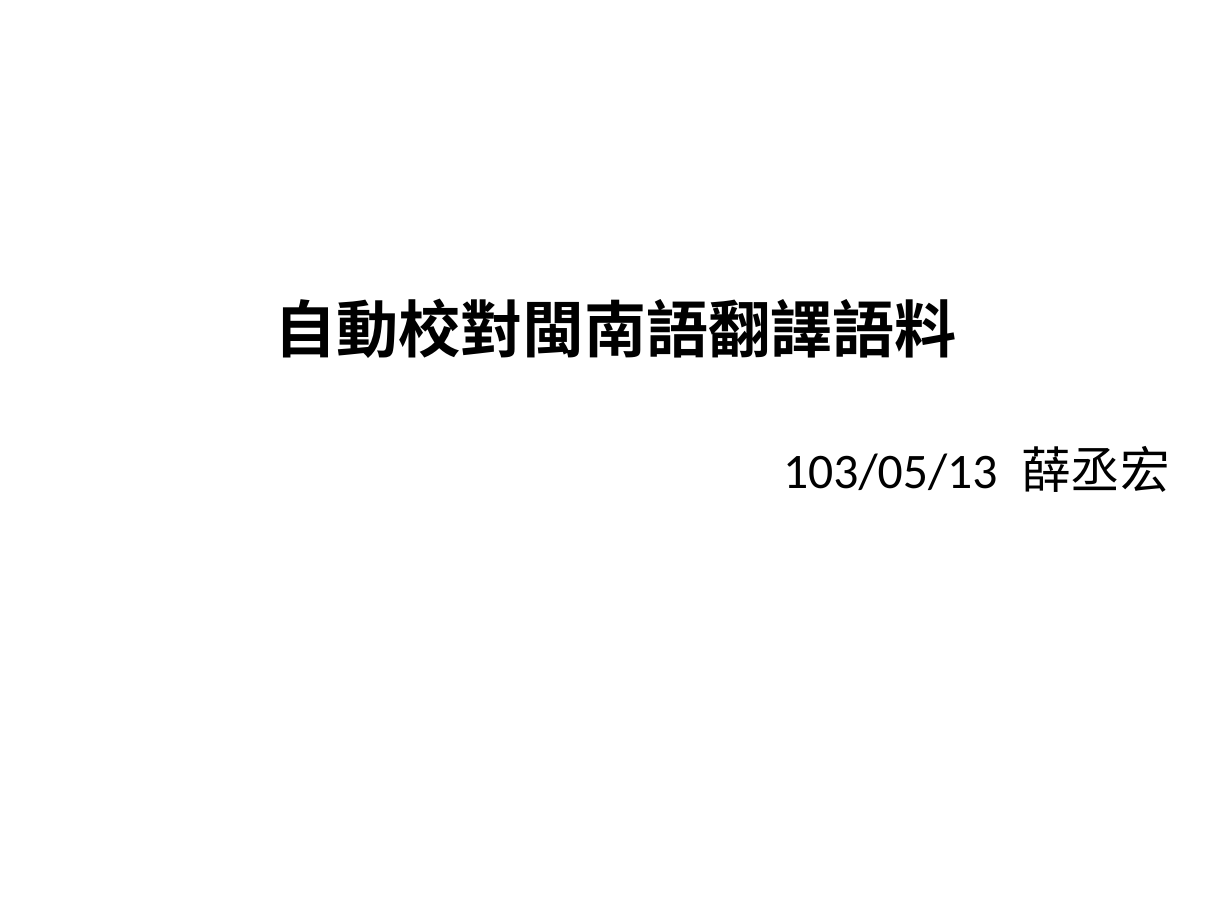
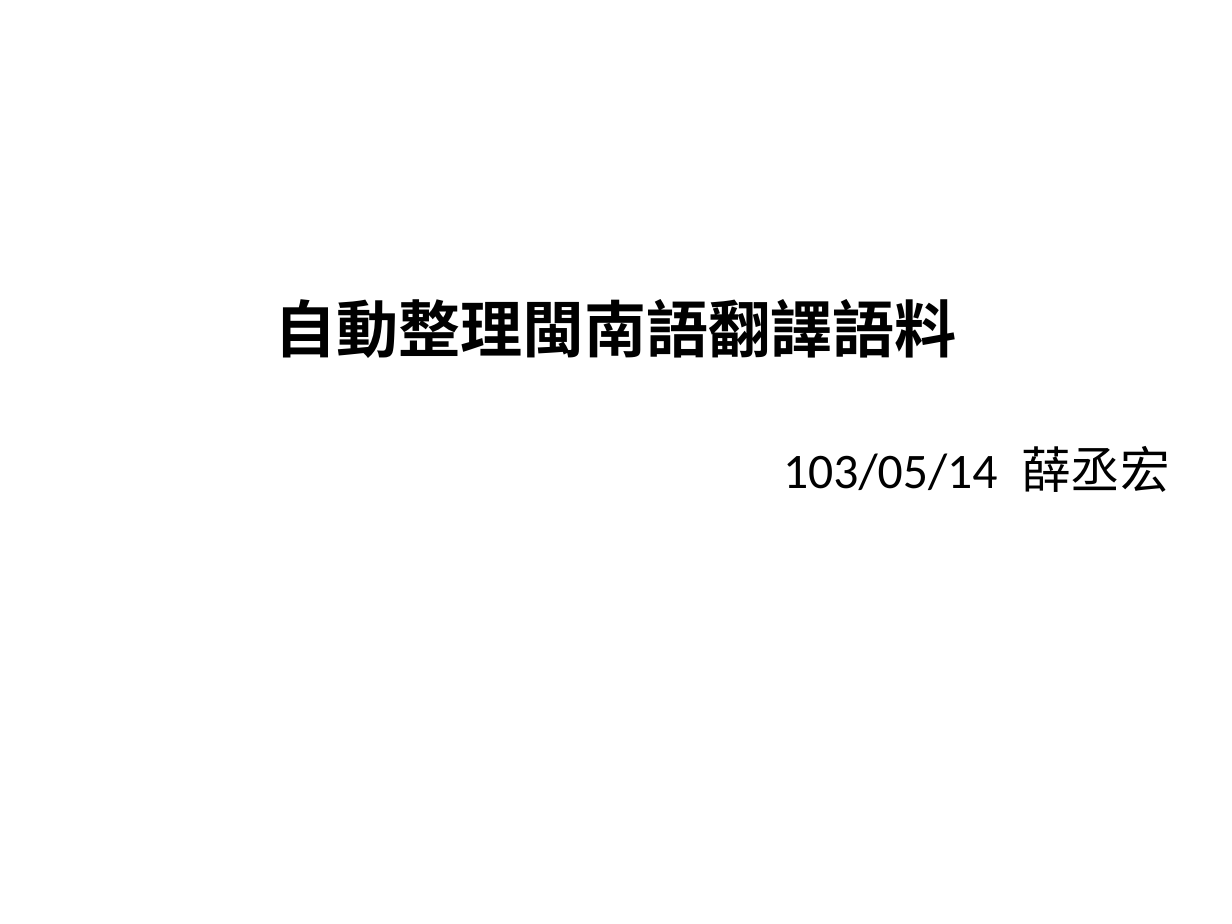
Before and after one commit to sih4sing5hong5/po3-ko3_tau5-iann2-phinn3, a slide deck: slide 1 of 翻譯報告.odp. Drawn at 1232x924 pixels with LibreOffice and Linux fonts; fonts in the diff are those of the drawing. Boxes give left, top, right and bottom in pixels: in the first picture for what was removed or moved away, otherwise in the second. Text is boxed around its words. In the diff, an @@ line names an element or a change of style, - is before the commit and + after.

Commit message:
巡一擺 丞宏

```diff
--- a/翻譯報告.odp
+++ b/翻譯報告.odp
@@ subtitle at <box>275,299,1170,492</box>: text changed @@
-自動校對閩南語翻譯語料
-103/05/13 薛丞宏
+自動整理閩南語翻譯語料
+103/05/14 薛丞宏
```
Also in this commit, not shown: 11 other slides changed.
